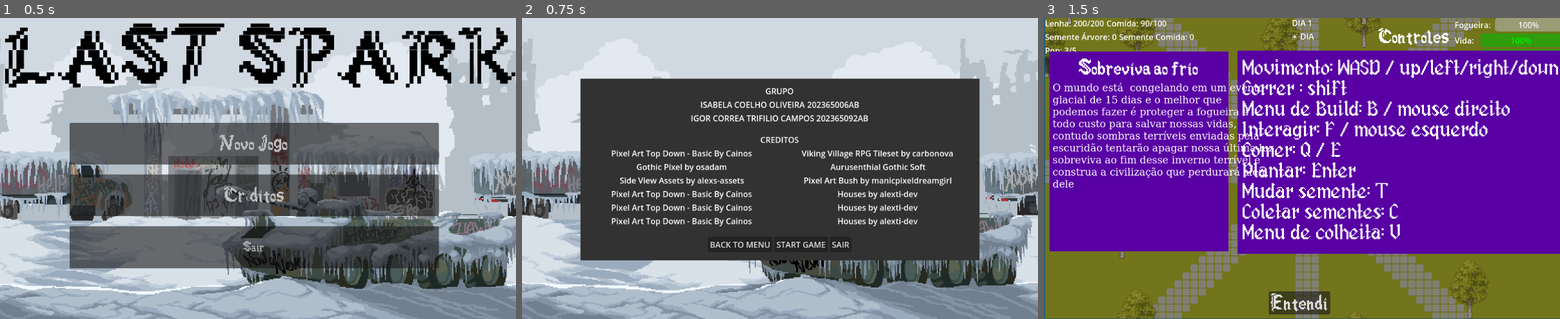
Above: before the commit, frames 1-3 (left to right).
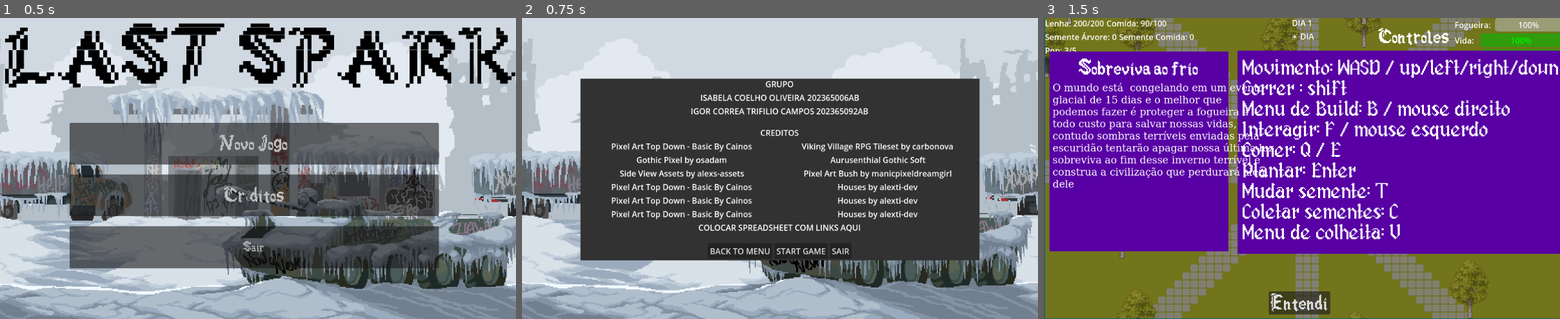
Above: after the commit, the same moments.

Repository: Isabeautiful/last-spark
Game: Godot game, scene res://Scenes/UI/main_menu.tscn
Same seed, same stepped clock (60 frames per second), same inputs: the game is played once before the commit and once after it.
Inputs:
- Up to frame 1 (0.5 s): no input
- Up to frame 2 (0.75 s): click "Créditos" at 0.5 s
- Up to frame 3 (1.5 s): click "START GAME" at 1.25 s

Frame 1 is identical in both runs. In frame 2, 9.1% of the frame differs, in the area x 17-84%, y 20-79%; in frame 3, nothing differs.

Commit message:
lembrete

Diff:
--- a/Scenes/UI/credits.tscn
+++ b/Scenes/UI/credits.tscn
@@ -207,6 +207,11 @@
 horizontal_alignment = 1
 vertical_alignment = 1
 
+[node name="Label" type="Label" parent="VBoxContainer/AssetsContainer"]
+layout_mode = 2
+text = "COLOCAR SPREADSHEET COM LINKS AQUI"
+horizontal_alignment = 1
+
 [node name="BotoesContainer" type="HBoxContainer" parent="VBoxContainer"]
 layout_mode = 2
 size_flags_horizontal = 4
